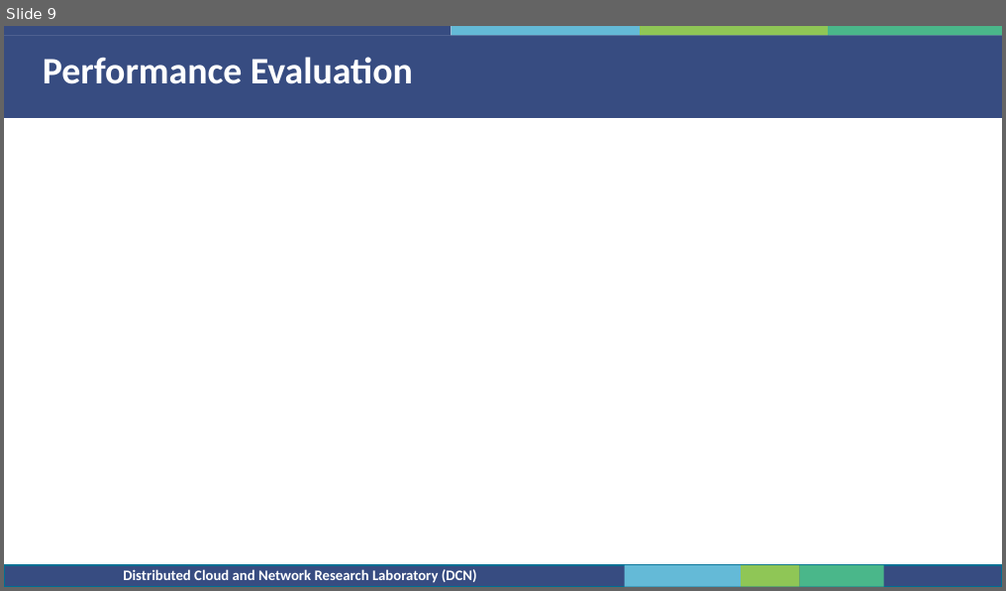
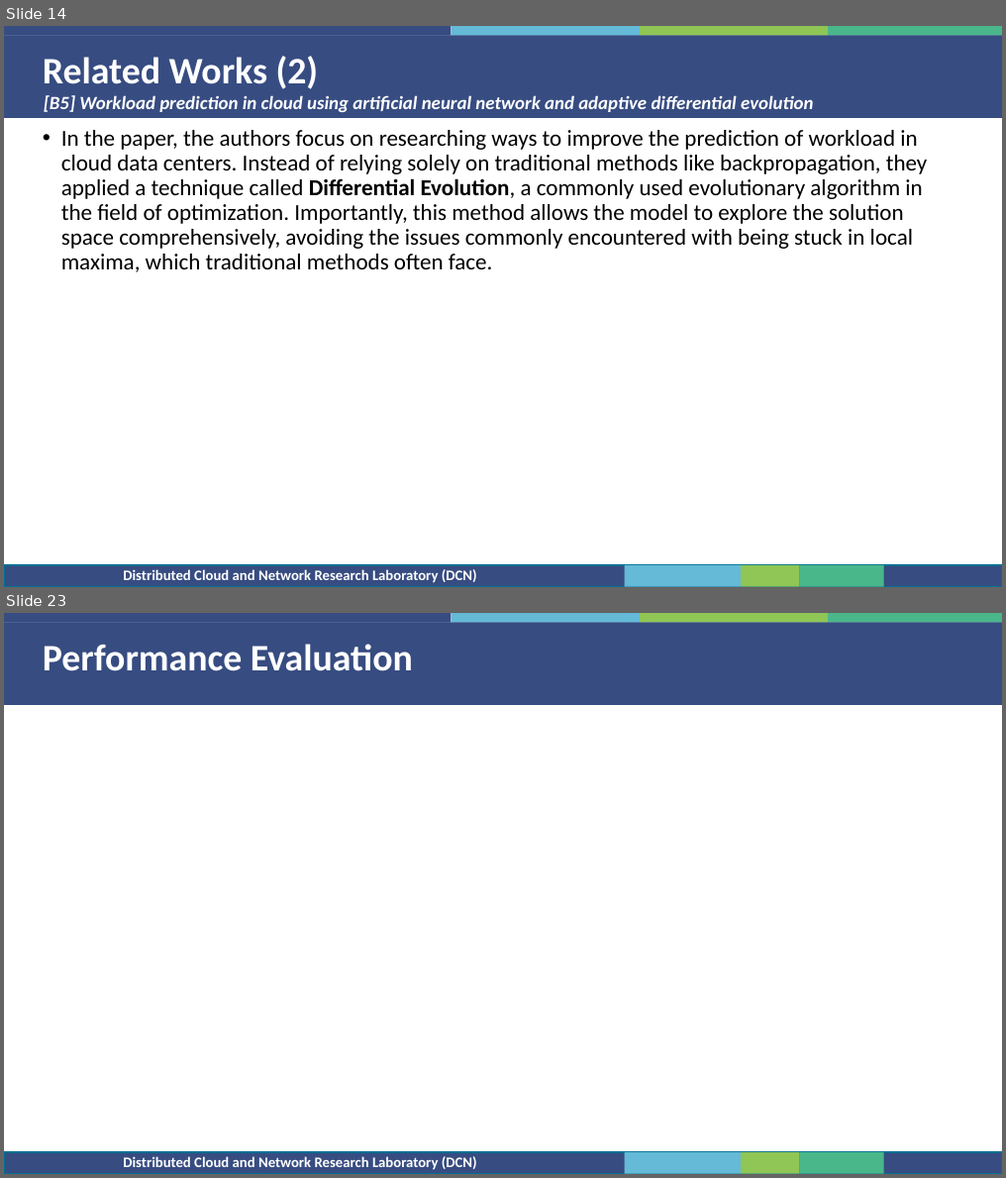
Before and after one commit to bactp/ml-class-project-20232, a slide deck: Integrated-Project.pptx. Shown one above the other, each under a label of ours: slide 9 before the commit, slides 14 and 23 after it; the slides between them are not shown. The pictures are 1006x591 and 1006x1178 pixels, drawn with LibreOffice and Linux fonts; fonts in the diff are those of the drawing; background and template pictures are left out. Boxes give left, top, right and bottom in pixels: in the first picture for what was removed or moved away, otherwise in the second. Text is boxed around its words. In the diff, an @@ line names an element or a change of style, - is before the commit and + after.

```diff
--- a/Integrated-Project.pptx
+++ b/Integrated-Project.pptx
@@ slide 14 added at [4, 26, 1002, 587], background #FFFFFF; not listed: 10 template elements that a slide beside it also shows @@
@@ text added at [43, 56, 319, 89], 36 pt, text #FFFFFF, bold @@
+Related Works (2)
@@ text added at [44, 95, 813, 112], 18 pt, text #FFFFFF, bold, italic @@
+[B5] Workload prediction in cloud using artificial neural network and adaptive differential evolution
@@ text added at [61, 130, 928, 273], 22 pt, text #000000 @@
+• In the paper, the authors focus on researching ways to improve the prediction of workload in cloud data centers. Instead of relying solely on traditional methods like backpropagation, they applied a technique called Differential Evolution, a commonly used evolutionary algorithm in the field of optimization. Importantly, this method allows the model to explore the solution space comprehensively, avoiding the issues commonly encountered with being stuck in local maxima, which traditional methods often face.
@@ what was slide 9 is now slide 23 @@
```
Also in this commit, not shown: 4 slides changed, 18 other slides added, 4 slides removed.
